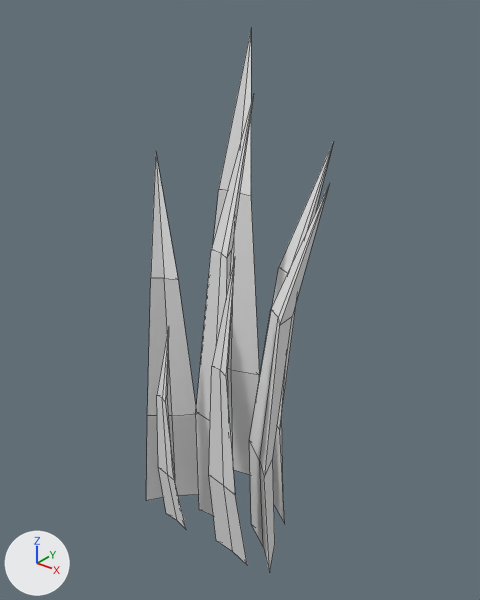
What one commit did to the FBX model Assets/LowPolyFarmLite/Models/Grass_02.fbx.
One viewpoint serves both versions: a 50 mm lens placed at (0.345, -0.388, 0.5), pointed at (-0.004, 0.047, 0.23). Lighting does not change. The marker at lower left points along +X, +Y and +Z. The first picture is the older version. Mesh edges are drawn as thin lines. Where no turn or scale is listed for an object, it has been applied to the vertices.

Before the edit, the objects in view are built like this:
```python
me_plane_043 = bpy.data.meshes.new('Plane.043')
me_plane_043.from_pydata(...)  # 91 vertices, 98 faces; spans x -0.092..0.088, y -0.037..0.13, z -0.005..0.459
me_plane_043.materials.append(mat_farm_mat_01)  # its picture is missing
ob_grass_02 = bpy.data.objects.new('Grass_02', me_plane_043)
ob_grass_02.location = (0.0, 0.0, 0.0)
```
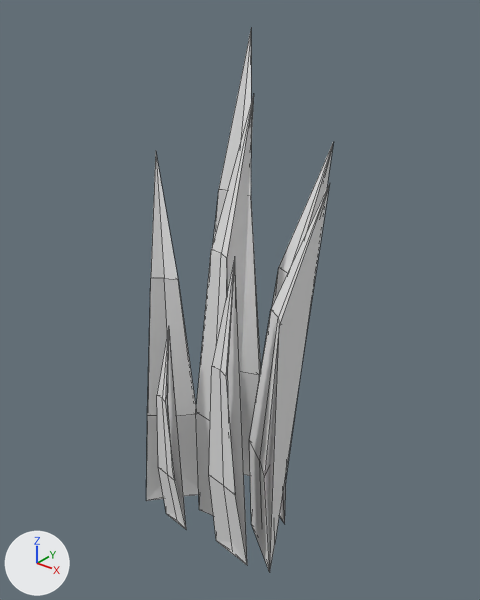
Where the newer file only moved an object's origin or applied its transform, the numbers keep the older frame.

Changed parts and their boxes [x1, y1, x2, y2] in the pictures (480 x 600 px):
'Grass_02_LOD1', added
    after: [147, 95, 333, 573]

Diff of the bpy script that builds the scene:
```diff
--- a/Assets/LowPolyFarmLite/Models/Grass_02.fbx.py
+++ b/Assets/LowPolyFarmLite/Models/Grass_02.fbx.py
@@ me_plane_002 @@
+me_plane_002.from_pydata(...)  # 39 vertices, 29 faces; spans x -0.092..0.088, y -0.026..0.13, z -0.005..0.459
+me_plane_002.materials.append(mat_farm_mat_01)  # its picture is missing
@@ ob_grass_02_lod1 @@
+ob_grass_02_lod1 = bpy.data.objects.new('Grass_02_LOD1', me_plane_002)
+ob_grass_02_lod1.location = (0.0, 0.0, 0.0)
```
